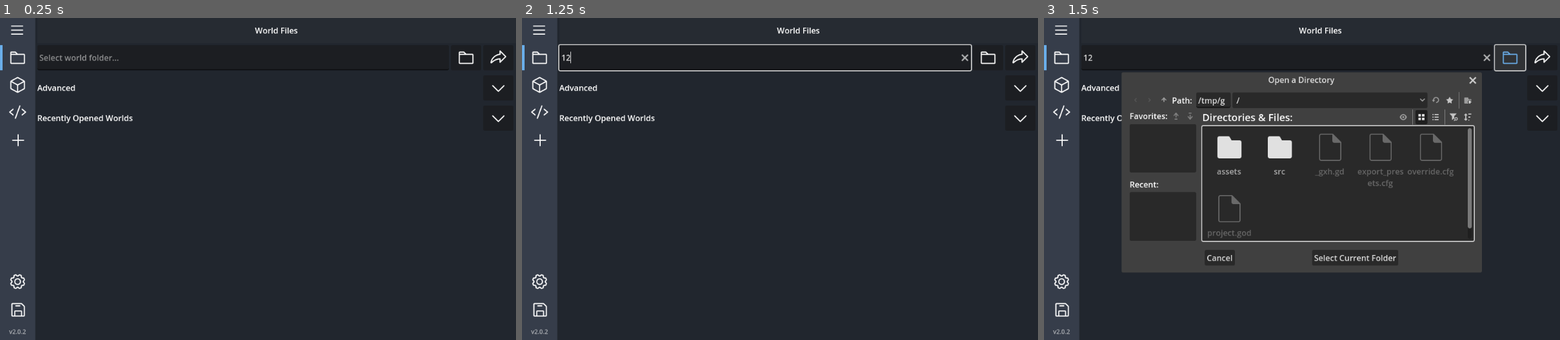
Above: before the commit, frames 1-3 (left to right).
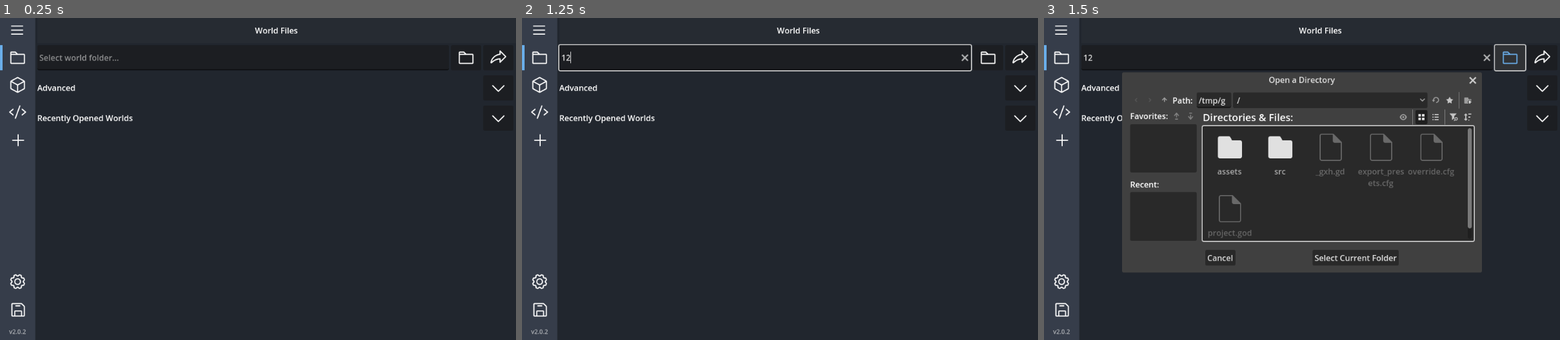
Above: after the commit, the same moments.

Repository: DragonTech26/BDSAddonManager
Game: Godot game, scene res://src/scenes/main.tscn
Two runs of this game, one before a commit and one after it. Both use one fixed random seed, a clock stepped at 60 frames per second and the inputs below.
Inputs (mouse positions are in pixels of both pictures, inside the frame that each line leads up to):
- Up to frame 1 (0.25 s): no input
- Up to frame 2 (1.25 s): click (764, 56) at 0.52 s; type "12" at 0.6 s
- Up to frame 3 (1.5 s): click (1508, 56) at 1.25 s

Frames 1-2 are identical in both runs. In frame 3, 1.3% of the frame differs, in the area x 15-80%, y 18-76%.

Commit message:
Added upper limit to recent list

Diff:
--- a/src/autoload/load_settings.gd
+++ b/src/autoload/load_settings.gd
@@ -75,7 +75,7 @@
 func setting_integrity_checker() -> void:
 	# Recent world list size check
 	var value = settings["RECENT_WORLD_LIST_SIZE"]
-	if value is not int or value < 0:
+	if value is not int or value < 0 or value > 999:
 		set_setting("RECENT_WORLD_LIST_SIZE", 5)
 
 
